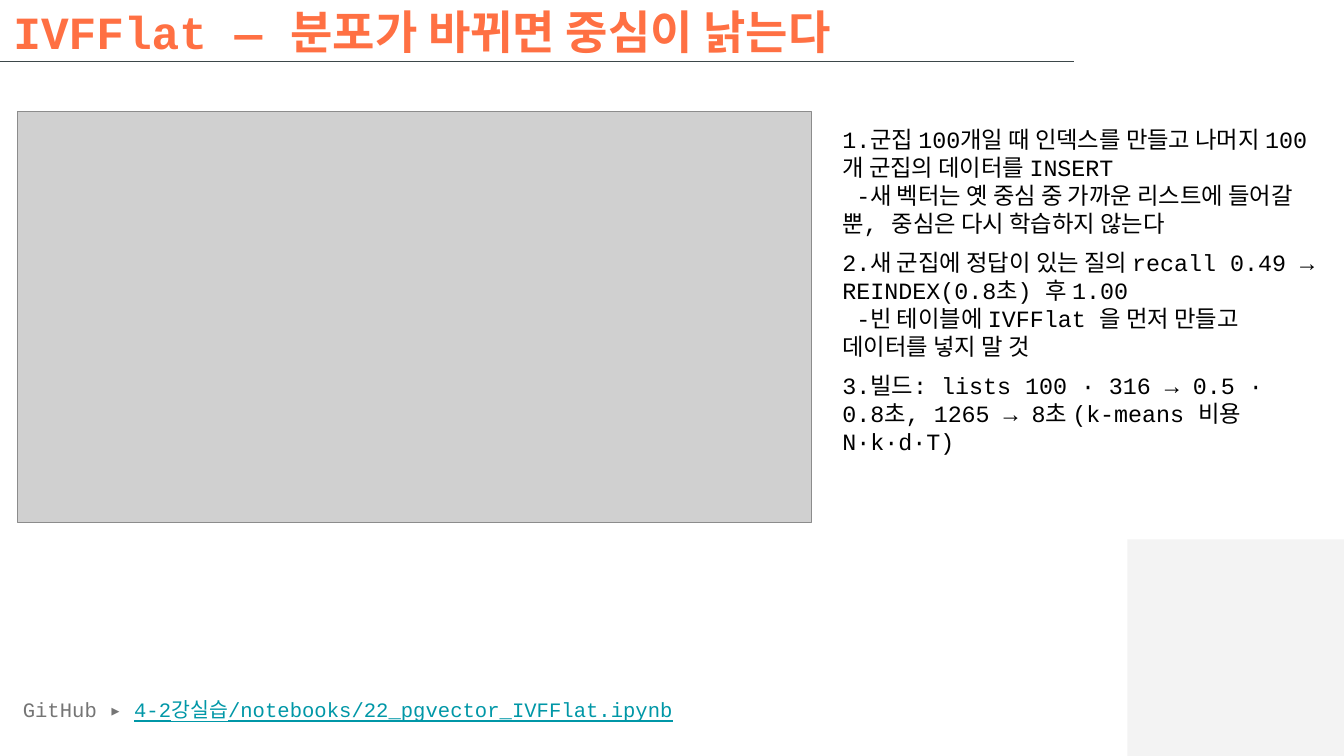
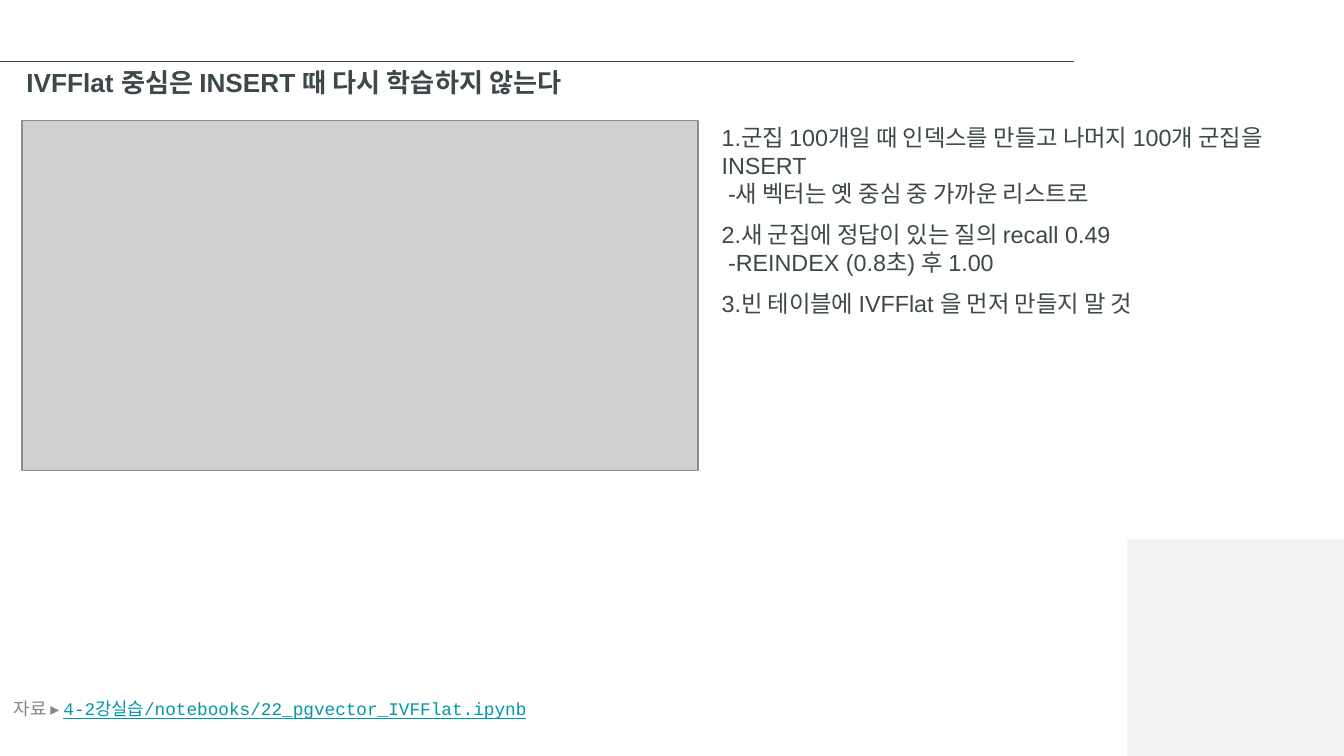
Before and after one commit to hikaMaeng/-ai-, a slide deck: slide 38 of 4-2강실습/slides/4-2강실습_벡터디비.pptx (slide 23 before the commit). Drawn at 1344x756 pixels with LibreOffice and Linux fonts; fonts in the diff are those of the drawing; grey boxes stand for pictures; background and template pictures are left out. Boxes give left, top, right and bottom in pixels: in the first picture for what was removed or moved away, otherwise in the second. Text is boxed around its words. In the diff, an @@ line names an element or a change of style, - is before the commit and + after.

```diff
--- a/4-2강실습/slides/4-2강실습_벡터디비.pptx
+++ b/4-2강실습/slides/4-2강실습_벡터디비.pptx
@@ title removed at (x1=13, y1=10, x2=830, y2=62) @@
-IVFFlat — 분포가 바뀌면 중심이 낡는다
@@ text added at (x1=26, y1=70, x2=561, y2=95), 14 pt, text #3D484A, bold @@
+IVFFlat 중심은 INSERT 때 다시 학습하지 않는다
@@ picture resized from (x1=17, y1=112, x2=812, y2=523) to (x1=22, y1=121, x2=698, y2=470) @@
@@ text at (x1=722, y1=126, x2=1262, y2=314): text changed; font Courier New to Arial; text colour #000000 to #3D484A @@
-1.군집 100개일 때 인덱스를 만들고 나머지 100개 군집의 데이터를 INSERT
--새 벡터는 옛 중심 중 가까운 리스트에 들어갈 뿐, 중심은 다시 학습하지 않는다
-2.새 군집에 정답이 있는 질의 recall 0.49 → REINDEX(0.8초) 후 1.00
--빈 테이블에 IVFFlat 을 먼저 만들고 데이터를 넣지 말 것
-3.빌드: lists 100 · 316 → 0.5 · 0.8초, 1265 → 8초 (k-means 비용 N·k·d·T)
+1.군집 100개일 때 인덱스를 만들고 나머지 100개 군집을 INSERT
+-새 벡터는 옛 중심 중 가까운 리스트로
+2.새 군집에 정답이 있는 질의 recall 0.49
+-REINDEX (0.8초) 후 1.00
+3.빈 테이블에 IVFFlat 을 먼저 만들지 말 것
@@ text at (x1=14, y1=700, x2=526, y2=719): text changed; size 11 to 9.5 pt @@
-GitHub ▸ 4-2강실습/notebooks/22_pgvector_IVFFlat.ipynb
+자료 ▸ 4-2강실습/notebooks/22_pgvector_IVFFlat.ipynb
```
Also in this commit, not shown: 22 other slides changed, 36 slides added, 11 slides removed, 3 other files.
